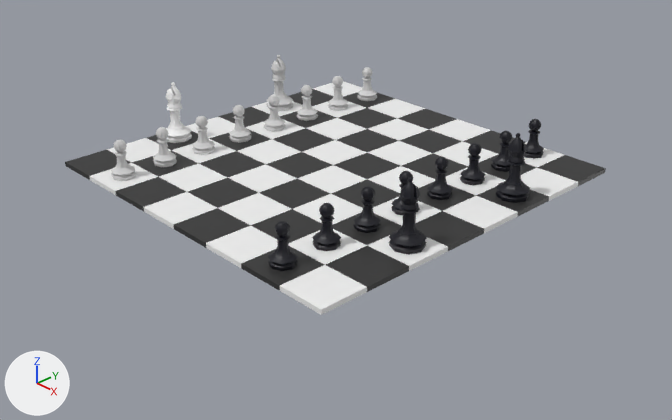
One commit to the Blender file LowPolyChess/chess_set/models/chessscene.blend: the scene before it, then after it.
One viewpoint serves both versions: a 50 mm lens placed at (0.787, -0.736, 0.463), pointed at (0.027, -0.021, -0.046). Every picture has the same lights, and +X, +Y and +Z are marked at lower left.

The first picture shows 'BishopW1', 'BishopW1.001', 'BishopW2', 'BishopW2.001', 'PawnW1.001', 'PawnW2.001', 'PawnW5.001', 'PawnW6', 'PawnW6.001', 'PawnW7', 'PawnW8', 'chess board'.
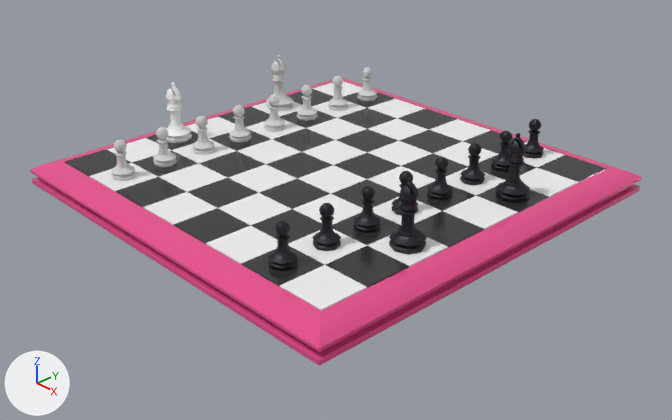
Edits to the scene script, one JSON object a line:
```json
{"op": "add", "block": "mat_wood", "code": ["mat_wood = principled_material('Wood')", "mat_wood.base_color = (0.8, 0.0764, 0.27)  # pink #e74e8e", "mat_wood.roughness = 0.0748"]}
{"block": "me_chess_board", "where": "# used by ob_chess_board; location = (0.0, 0.0, 0.0)"}
{"op": "remove", "block": "me_chess_board", "code": "me_chess_board.from_pydata(...)  # 416 vertices, 384 faces; spans x -0.24..0.24, y -0.24..0.24, z -0.006..0.0"}
{"op": "add", "block": "me_chess_board", "code": "me_chess_board.from_pydata(...)  # 162 vertices, 160 faces; spans x -0.24..0.24, y -0.24..0.24, z -0.01..0.0"}
{"block": "me_chess_board", "change": "me_chess_board part 1: 28 vertices moved from x -0.24..0.24, y -0.24..0.24, z 0.0 to x -0.24..0.24, y -0.24..0.24, z -0.01; 307 vertices removed from x -0.24..0.24, y -0.24..0.24, z -0.006..0.0; 53 vertices added at x -0.24..0.24, y -0.24..0.24, z -0.01"}
{"op": "add", "block": "me_plane", "code": ["me_plane = bpy.data.meshes.new('Plane')", "me_plane.from_pydata(...)  # 80 vertices, 70 faces; spans x -0.273..0.273, y -0.273..0.273, z -0.02..0.01", "me_plane.materials.append(mat_wood)  # its picture is missing"]}
{"op": "set", "path": "ob_bishopw2_001.rotation_euler", "old": "(0.0, 0.0, 0.0)", "new": "(0.0, 0.0, 3.142)", "note": "degrees (0, 0, 0) -> degrees (0, 0, 180)"}
{"op": "set", "path": "ob_bishopw1_001.rotation_euler", "old": "(0.0, 0.0, 0.0)", "new": "(0.0, 0.0, 3.142)", "note": "degrees (0, 0, 0) -> degrees (0, 0, 180)"}
{"op": "add", "block": "ob_woodbase", "code": ["ob_woodbase = bpy.data.objects.new('woodBase', me_plane)", "ob_woodbase.location = (0.0, 0.0, -0.01)"]}
```

What differs and where, as boxes (x1, y1, x2, y2) in the pictures (672 x 420 px):
```json
{"object": "woodBase", "change": "added", "after": [31, 77, 641, 365], "on screen": "pink"}
{"object": "BishopW2.001", "change": "turned", "before": [389, 178, 427, 254], "after": [389, 178, 427, 254]}
{"object": "BishopW1.001", "change": "turned", "before": [496, 133, 530, 203], "after": [496, 133, 530, 203]}
{"part": 1, "of": "me_chess_board", "change": "cut back", "before": [65, 89, 606, 315], "after": [65, 162, 606, 311]}
```
